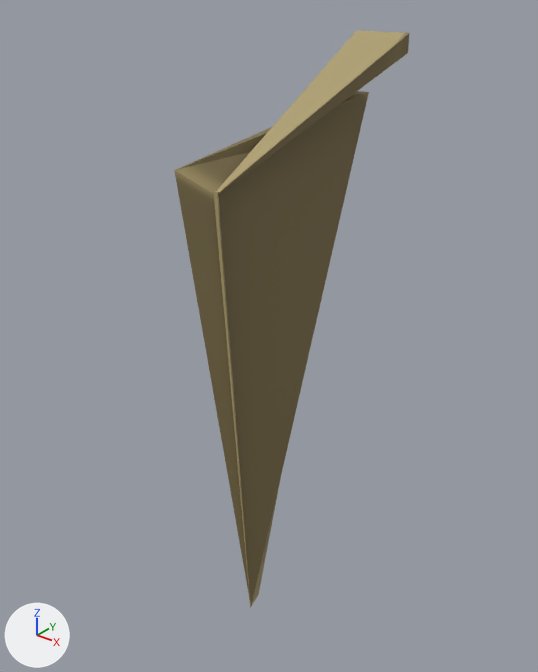
The Blender file Models/props/Crate/fragments/crate fragments2.blend as it was, and as the next commit left it.
Camera for both pictures: a 50 mm lens placed at (2.45, -2.53, 3.67), pointed at (-0.13, 0.69, 1.67). Every picture has the same lights, and +X, +Y and +Z are marked at lower left.

The first picture shows 'CrateFragment2'.
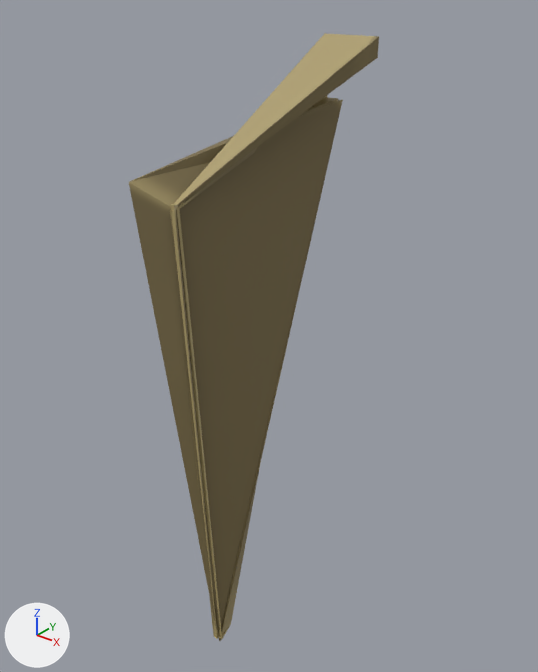
Changed parts and their boxes [x1, y1, x2, y2] in the pictures (538 x 672 px):
'CrateFragment2', mesh moved, modifiers changed: before [174, 30, 409, 608]; after [129, 33, 379, 641]

The change, as a diff of the scene's bpy script:
```diff
--- a/Models/props/Crate/fragments/crate fragments2.blend.py
+++ b/Models/props/Crate/fragments/crate fragments2.blend.py
@@ me_cube_002 @@
 me_cube_002.from_pydata(...)  # 29 vertices, 19 faces; spans x -0.45..0.26, y 0.25..1.46, z -0.1..3.37
 # used by ob_cratefragment2; location = (0.0, 0.0, 0.0)
+# me_cube_002 part 1: the whole mesh is moved by (0.0, -0.32, 0.0)
 me_cube_002.materials.append(mat_crate)
@@ ob_cratefragment2 @@
 ob_cratefragment2.location = (0.0, 0.0, 0.0)
+_m = ob_cratefragment2.modifiers.new('Solidify', 'SOLIDIFY')
+_m.thickness = 0.03
```
